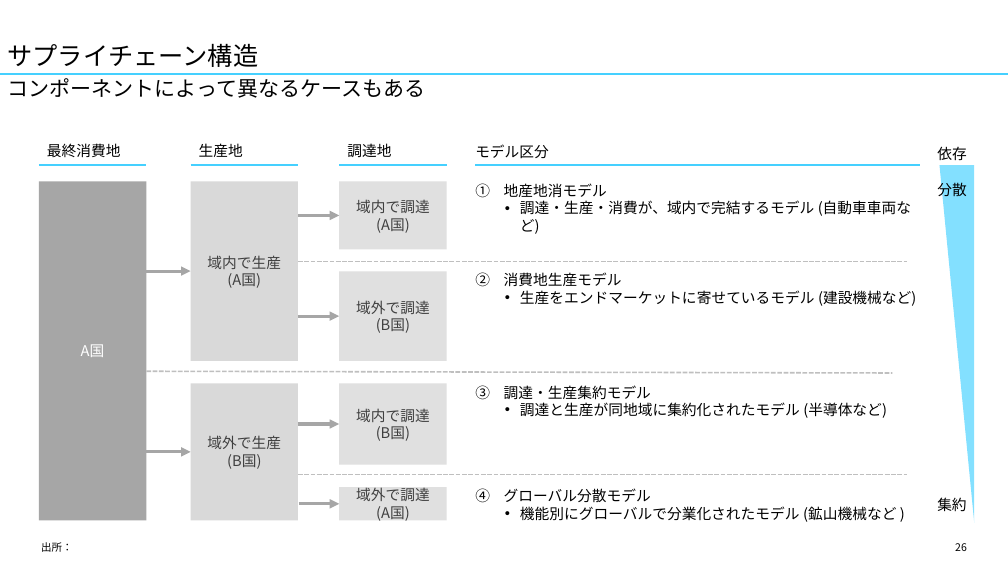
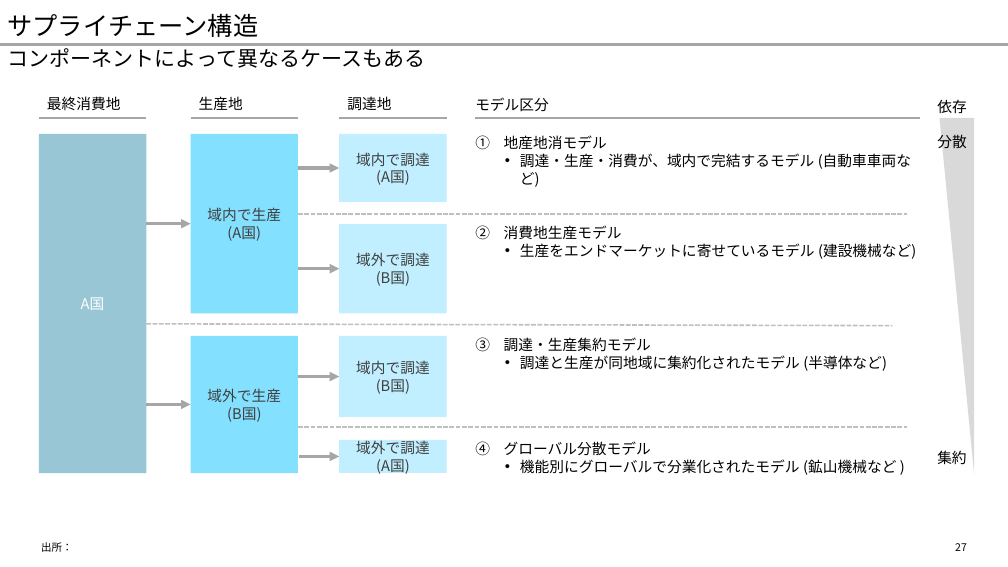
Before and after one commit to yuzucha16/dotfiles, a slide deck: slide 27 of office/Blank.potx (slide 26 before the commit). Drawn at 1008x567 pixels with LibreOffice and Linux fonts; fonts in the diff are those of the drawing. Boxes give left, top, right and bottom in pixels: in the first picture for what was removed or moved away, otherwise in the second. Text is boxed around its words. In the diff, an @@ line names an element or a change of style, - is before the commit and + after.

```diff
--- a/office/Blank.potx
+++ b/office/Blank.potx
@@ title "サプライチェーン構造": place and size @@
-title "サプライチェーン構造" at [8, 43, 259, 67]
+title "サプライチェーン構造" at [8, 13, 259, 37]
@@ text "コンポーネントによって異なるケースもある": place and size @@
-text "コンポーネントによって異なるケースもある" at [8, 78, 426, 98]
+text "コンポーネントによって異なるケースもある" at [8, 45, 426, 68]
@@ line moved from (0, 74) - (1008, 74) to (0, 45) - (1008, 45) @@
@@ line (0, 45) - (1008, 45): stroke #45D0FF 2.25 pt to #A6A6A6 2.25 pt @@
@@ line (39, 118) - (147, 118): stroke #45D0FF 2.25 pt to #A6A6A6 2.25 pt @@
@@ line (191, 118) - (298, 118): stroke #45D0FF 2.25 pt to #A6A6A6 2.25 pt @@
@@ 6 lines, 2 texts, 2 arrows, 1 right triangle: place and size @@
-6 lines, 2 texts, 2 arrows, 1 right triangle at [39, 144, 975, 523]
+6 lines, 2 texts, 2 arrows, 1 right triangle at [39, 97, 975, 476]
@@ line (340, 118) - (447, 118): stroke #45D0FF 2.25 pt to #A6A6A6 2.25 pt @@
@@ line (476, 118) - (920, 118): stroke #45D0FF 2.25 pt to #A6A6A6 2.25 pt @@
@@ right triangle at [940, 118, 975, 476]: fill #83E0FF to #D9D9D9 @@
@@ rectangle "A国" at [39, 134, 146, 473]: fill #A6A6A6 to #007096 at 40% opacity @@
@@ rectangle "域内で生産" at [191, 134, 298, 313]: fill #D9D9D9 to #83E0FF @@
@@ fill #E0E0E0 to #C1F0FF in 4 elements at [340, 440, 447, 473], [340, 134, 447, 202], [340, 336, 447, 417], [340, 224, 447, 313] @@
@@ rectangle "域外で生産" at [191, 336, 298, 473]: fill #D9D9D9 to #83E0FF @@
@@ 9 texts, 7 rectangles, 4 arrows, 1 line: place and size @@
-9 texts, 7 rectangles, 4 arrows, 1 line at [39, 143, 966, 522]
+9 texts, 7 rectangles, 4 arrows, 1 line at [39, 96, 966, 475]
@@ page number at [955, 543, 967, 551]: text changed @@
-26
+27
```
Also in this commit, not shown: 33 other slides changed, 1 slide added, 1 other file.
